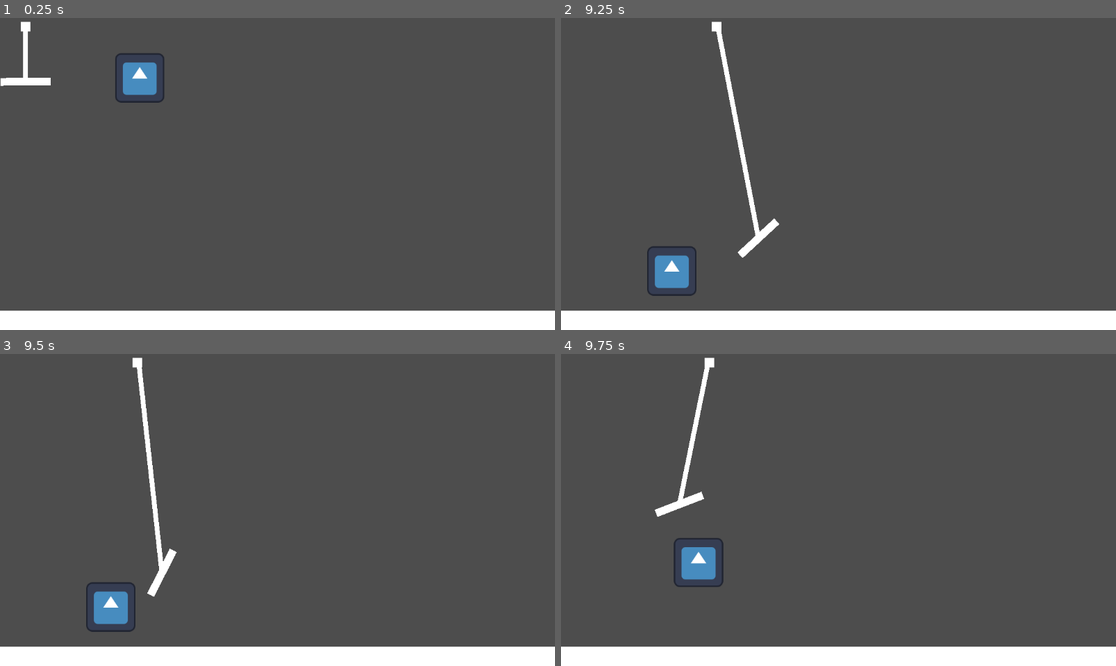
Above: before the commit, frames 1-4 (two rows, left to right).
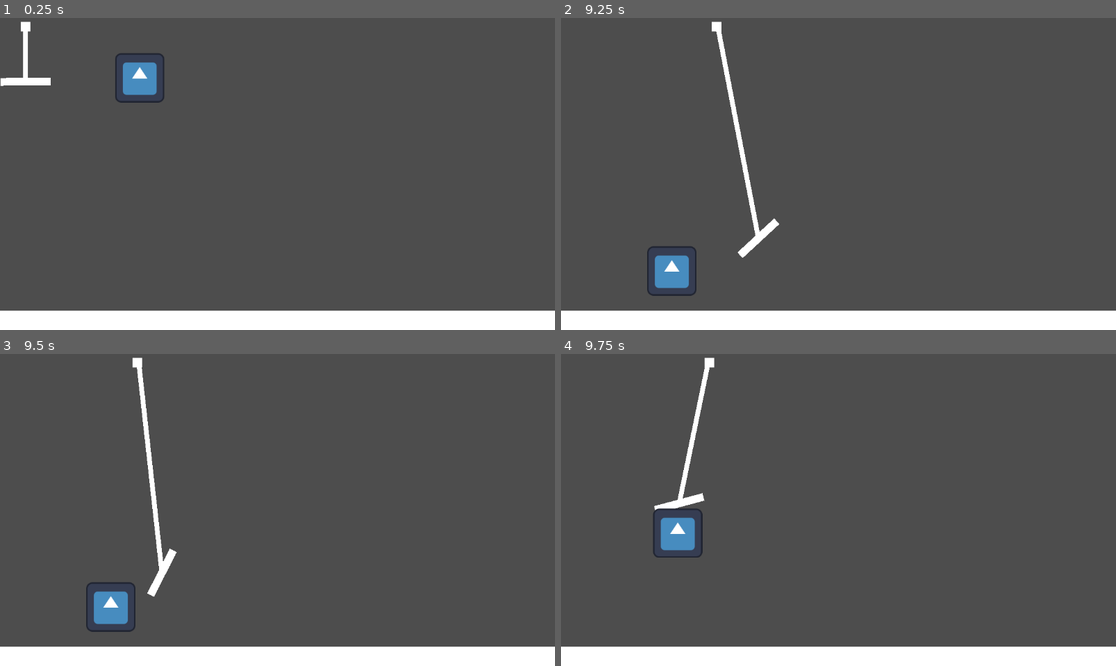
Above: after the commit, the same moments.

Repository: mmadsoup/LD53
Game: Godot game, scene res://scenes/game.tscn
Two runs of this game, one before a commit and one after it. Both use one fixed random seed, a clock stepped at 60 frames per second and the inputs below. The engine's default icon, where the game draws it, is replaced by a stand-in: a white triangle on a blue panel in a dark square.
Inputs:
- Up to frame 1 (0.25 s): no input
- Up to frame 2 (9.25 s): hold Right (ui_right) 0.53-2.03 s; tap Space (ui_select) at 0.6, 0.77, 1.07, 1.35, 1.52, 1.82, 2.1, 2.85, 3.02, 3.32, 3.6, 3.77, 4.07, 4.35, 4.52, 4.82, 5.1, 5.85, 6.02, 6.32, 6.6, 6.77, 7.07, 7.35, 7.52, 7.82, 8.1, 8.85, 9.02 s; hold Left (ui_left) 2.03-4.28 s; tap Enter at 4.25 s; hold Right (ui_right) 4.28-8.03 s; hold Left (ui_left) from 8.03 s (still down)
- Up to frame 3 (9.5 s): keep holding Left (ui_left); tap Space (ui_select) at 9.32 s
- Up to frame 4 (9.75 s): release Left (ui_left) at 9.53 s; hold Right (ui_right) from 9.53 s (still down); tap Space (ui_select) at 9.6 s

Frames 1-3 are identical in both runs. In frame 4, 1.8% of the frame differs, in the area x 16-30%, y 8-75%.

Commit message:
created a game script / moved mail logic in there

Diff:
--- a/scenes/game.tscn
+++ b/scenes/game.tscn
@@ -1,5 +1,6 @@
-[gd_scene load_steps=7 format=3 uid="uid://x6th45uv855v"]
+[gd_scene load_steps=8 format=3 uid="uid://x6th45uv855v"]
 
+[ext_resource type="Script" path="res://scripts/game.gd" id="1_7ugy6"]
 [ext_resource type="Script" path="res://scripts/claw.gd" id="1_xmj6o"]
 [ext_resource type="PackedScene" uid="uid://dnp7imc6fc1x" path="res://scenes/mail.tscn" id="2_5kvca"]
 
@@ -14,6 +15,7 @@
 size = Vector2(1943, 70)
 
 [node name="Game" type="Node2D"]
+script = ExtResource("1_7ugy6")
 
 [node name="Claw" type="Node2D" parent="."]
 position = Vector2(53, 18)
--- a/scripts/claw.gd
+++ b/scripts/claw.gd
@@ -28,6 +28,11 @@
 	if Input.is_action_just_pressed('ui_select'):
 		if Globals.grabbed_item == null:
 			Globals.grab = !Globals.grab
+		elif Globals.grabbed_item != null and Globals.grab:
+			#Globals.grabbed_item.apply_impulse(Vector2(0, 100), Vector2(Globals.grabbed_item.x, 530))
+			Globals.grabbed_item = null
+			Globals.grab = false
+
 		if Globals.grab:
 			damped_spring_joint_2d.rest_length = 500
 		else:
--- /dev/null
+++ b/scripts/game.gd
@@ -0,0 +1,12 @@
+extends Node2D
+@onready var claw = $Claw/Claw
+
+func _process(_delta):
+	if Globals.grabbed_item != null:
+		var _offx = 50
+		var _offy = 80
+
+		Globals.grabbed_item.global_position = Vector2(claw.position.x + _offx, claw.position.y + _offy)
+		var _t = get_tree().create_tween().set_loops(20)
+		_t.tween_property(Globals.grabbed_item, "rotation", deg_to_rad(360), 2.0)
+#
--- a/scripts/mail.gd
+++ b/scripts/mail.gd
@@ -5,19 +5,6 @@
 func _ready():
 	pass # Replace with function body.
 
-func _process(_delta):
-	if Globals.grabbed_item != null:
-		var _offx = 50
-		var _offy = 80
-		global_position = Vector2(Globals.grabbed_item.position.x + _offx, Globals.grabbed_item.position.y + _offy)
-
-		var _t = get_tree().create_tween().set_loops(20)
-		_t.tween_property(self, "rotation", deg_to_rad(360), 2.0)
-
-		if Input.is_action_just_pressed('ui_select'):
-			Globals.grabbed_item = null
-			Globals.grab = false
-
 func _on_area_2d_body_entered(body):
 	if str(body).split(":")[0] == "Claw":
-		Globals.grabbed_item = body
+		Globals.grabbed_item = self
